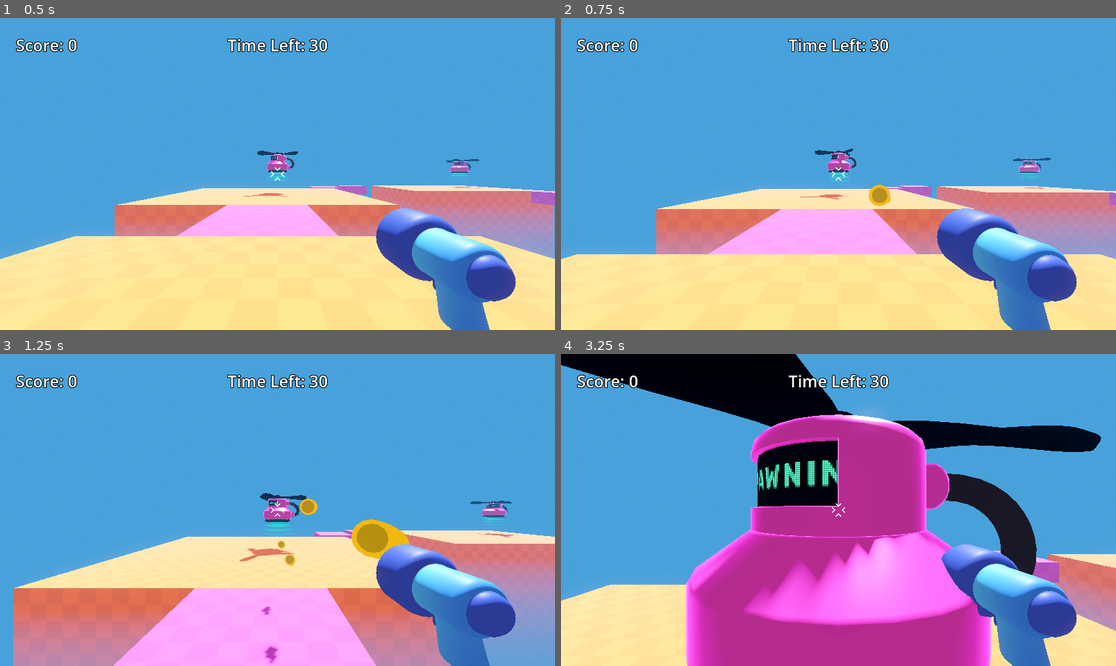
Above: before the commit, frames 1-4 (two rows, left to right).
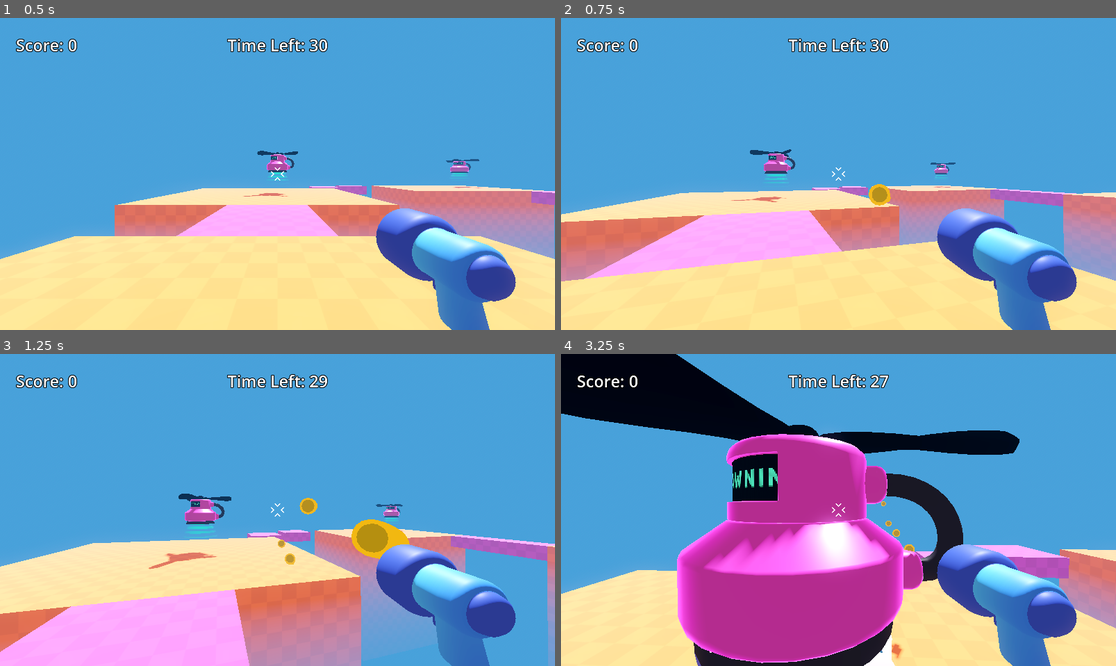
Above: after the commit, the same moments.

Repository: jcarnaxide/first-3d-game
Game: Godot game, scene res://game.tscn
Same seed, same stepped clock (60 frames per second), same inputs: the game is played once before the commit and once after it.
Inputs (mouse positions are in pixels of both pictures, inside the frame that each line leads up to):
- Up to frame 1 (0.5 s): no input
- Up to frame 2 (0.75 s): move the mouse to (866, 174) at 0.52 s; press the mouse at (866, 174) at 0.53 s; hold W (move_forward) from 0.53 s (still down)
- Up to frame 3 (1.25 s): keep holding W (move_forward); tap Space (jump) at 0.77 s
- Up to frame 4 (3.25 s): keep holding W (move_forward); move the mouse to (810, 510) at 1.27 s; release the mouse at (810, 510) at 1.28 s; click (810, 510) at 1.35 s; tap Space (jump) at 1.52, 3.02 s; move the mouse to (849, 503) at 2.02 s; press the mouse at (849, 503) at 2.03 s; move the mouse to (832, 516) at 2.77 s; release the mouse at (832, 516) at 2.78 s; click (832, 516) at 2.85 s

Frame 1 is identical in both runs. In frame 2, 16% of the frame differs, in the area x 0-100%, y 41-99%; in frame 3, 26%; in frame 4, 41%, in the area x 0-100%, y 0-100%.

Commit message:
completed challenge to add timer for win condition

Diff:
--- a/first-3d-game/game.gd
+++ b/first-3d-game/game.gd
@@ -5,6 +5,13 @@
 
 @onready var score = %Score
 @onready var remaining_time_label = %RemainingTime
+@onready var panel_container = %PanelContainer
+
+
+func game_won():
+	get_tree().paused = true
+	panel_container.show()
+	Input.set_mouse_mode(Input.MOUSE_MODE_VISIBLE)
 
 
 func increase_score():
@@ -12,12 +19,12 @@
 	score.text = "Score: %s" % player_score
 
 
-func update_remaining_time():
+func decrement_time():
 	remaining_time -= 1
 	remaining_time_label.text = "Time Left: %s" % remaining_time
 
 	if remaining_time == 0:
-		get_tree().paused = true
+		game_won()
 
 
 func do_poof(mob_global_position):
@@ -27,6 +34,11 @@
 	poof.global_position = mob_global_position
 
 
+func restart():
+	get_tree().reload_current_scene.call_deferred()
+	get_tree().paused = false
+
+
 func _on_mob_spawner_3d_mob_spawned(mob):
 	mob.health_depleted.connect(increase_score)
 	mob.died.connect(do_poof.bind(mob.global_position))
@@ -34,8 +46,12 @@
 
 
 func _on_area_3d_body_entered(body):
-	get_tree().reload_current_scene.call_deferred()
+	restart()
 
 
 func _on_timer_timeout():
-	pass # Replace with function body.
+	decrement_time()
+
+
+func _on_play_again_button_pressed():
+	restart()
--- a/first-3d-game/game.tscn
+++ b/first-3d-game/game.tscn
@@ -125,6 +125,7 @@
 anchor_bottom = 1.0
 grow_horizontal = 2
 grow_vertical = 2
+mouse_filter = 2
 
 [node name="Score" type="Label" parent="HUD" unique_id=969325164]
 unique_name_in_owner = true
@@ -150,6 +151,49 @@
 text = "Time Left: 30"
 label_settings = ExtResource("6_ryrav")
 
+[node name="PanelContainer" type="PanelContainer" parent="HUD" unique_id=1902706216]
+unique_name_in_owner = true
+visible = false
+custom_minimum_size = Vector2(750, 500)
+layout_mode = 1
+anchors_preset = 8
+anchor_left = 0.5
+anchor_top = 0.5
+anchor_right = 0.5
+anchor_bottom = 0.5
+offset_left = -183.0
+offset_top = -83.0
+offset_right = 183.0
+offset_bottom = 83.0
+grow_horizontal = 2
+grow_vertical = 2
+
+[node name="MarginContainer" type="MarginContainer" parent="HUD/PanelContainer" unique_id=2042343579]
+layout_mode = 2
+theme_override_constants/margin_left = 50
+theme_override_constants/margin_top = 50
+theme_override_constants/margin_right = 50
+theme_override_constants/margin_bottom = 50
+
+[node name="VBoxContainer" type="VBoxContainer" parent="HUD/PanelContainer/MarginContainer" unique_id=2144936178]
+layout_mode = 2
+size_flags_horizontal = 4
+
+[node name="Winner" type="Label" parent="HUD/PanelContainer/MarginContainer/VBoxContainer" unique_id=731326029]
+layout_mode = 2
+size_flags_vertical = 2
+text = "You Survived!"
+label_settings = ExtResource("6_ryrav")
+
+[node name="PlayAgainButton" type="Button" parent="HUD/PanelContainer/MarginContainer/VBoxContainer" unique_id=1008560955]
+process_mode = 3
+layout_mode = 2
+size_flags_vertical = 10
+theme_override_colors/font_outline_color = Color(0, 0, 0, 1)
+theme_override_constants/outline_size = 10
+theme_override_font_sizes/font_size = 56
+text = "Play Again?"
+
 [node name="Area3D" type="Area3D" parent="." unique_id=1910478545]
 collision_layer = 0
 
@@ -163,5 +207,6 @@
 [connection signal="mob_spawned" from="MobSpawner3D" to="." method="_on_mob_spawner_3d_mob_spawned"]
 [connection signal="mob_spawned" from="MobSpawner3D2" to="." method="_on_mob_spawner_3d_mob_spawned"]
 [connection signal="mob_spawned" from="MobSpawner3D3" to="." method="_on_mob_spawner_3d_mob_spawned"]
+[connection signal="pressed" from="HUD/PanelContainer/MarginContainer/VBoxContainer/PlayAgainButton" to="." method="_on_play_again_button_pressed"]
 [connection signal="body_entered" from="Area3D" to="." method="_on_area_3d_body_entered"]
 [connection signal="timeout" from="Timer" to="." method="_on_timer_timeout"]
--- a/first-3d-game/player/player.gd
+++ b/first-3d-game/player/player.gd
@@ -1,4 +1,6 @@
 extends CharacterBody3D
+
+const MOUSE_SENSITIVITY = 0.5
 
 
 func _ready():
@@ -7,8 +9,8 @@
 
 func _unhandled_input(event):
 	if event is InputEventMouseMotion:
-		rotation_degrees.y -= event.relative.x * 0.3
-		%Camera3D.rotation_degrees.x -= event.relative.y * 0.2
+		rotation_degrees.y -= event.relative.x * 0.3 * MOUSE_SENSITIVITY
+		%Camera3D.rotation_degrees.x -= event.relative.y * 0.2 * MOUSE_SENSITIVITY
 		%Camera3D.rotation_degrees.x = clamp(
 			%Camera3D.rotation_degrees.x, -60.0, 60.0
 		)
